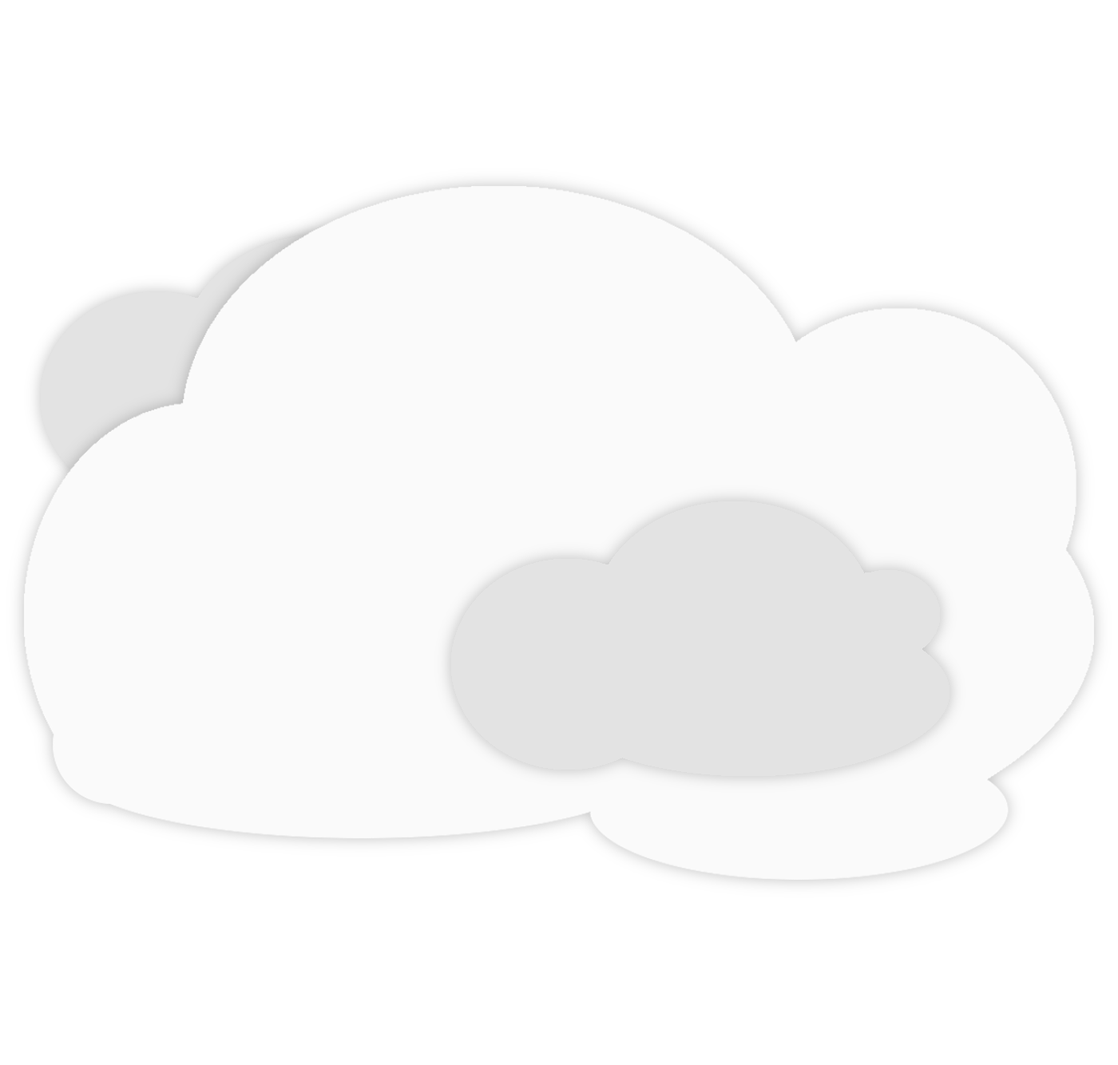
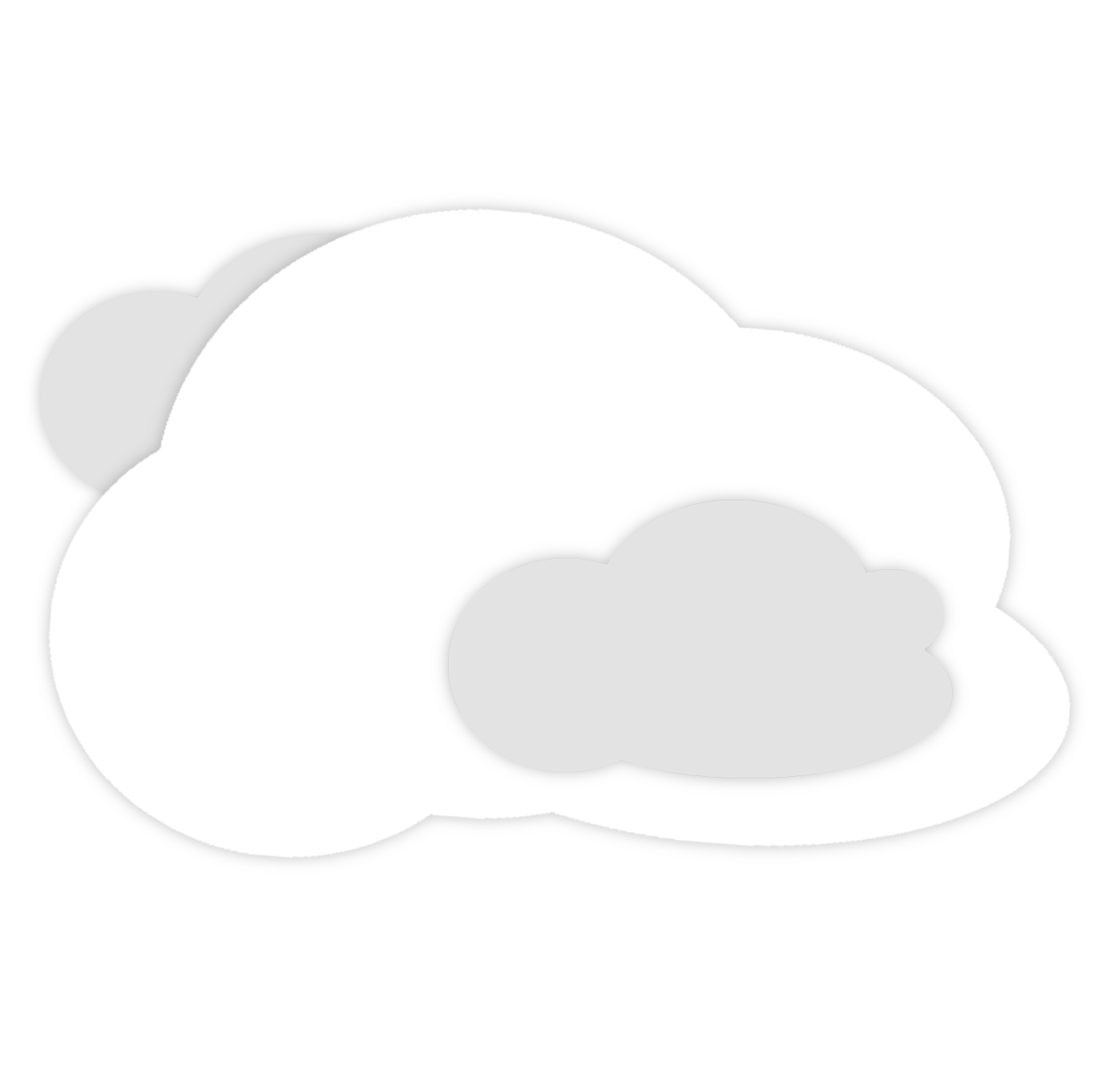
Comparing the layer stacks of the two 1118px x 1065px images. Changes:
removed layer "Drop Shadow #1" over left=434, top=484, right=967, bottom=794
removed layer "clouid" over left=23, top=186, right=1095, bottom=881
added layer "reg" above "big" over left=429, top=481, right=971, bottom=798
added layer "big" above "Drop Shadow" over left=47, top=207, right=1072, bottom=859
painted on "Drop Shadow" over left=11, top=173, right=1107, bottom=893
hid "Background" over left=11, top=173, right=1107, bottom=893
